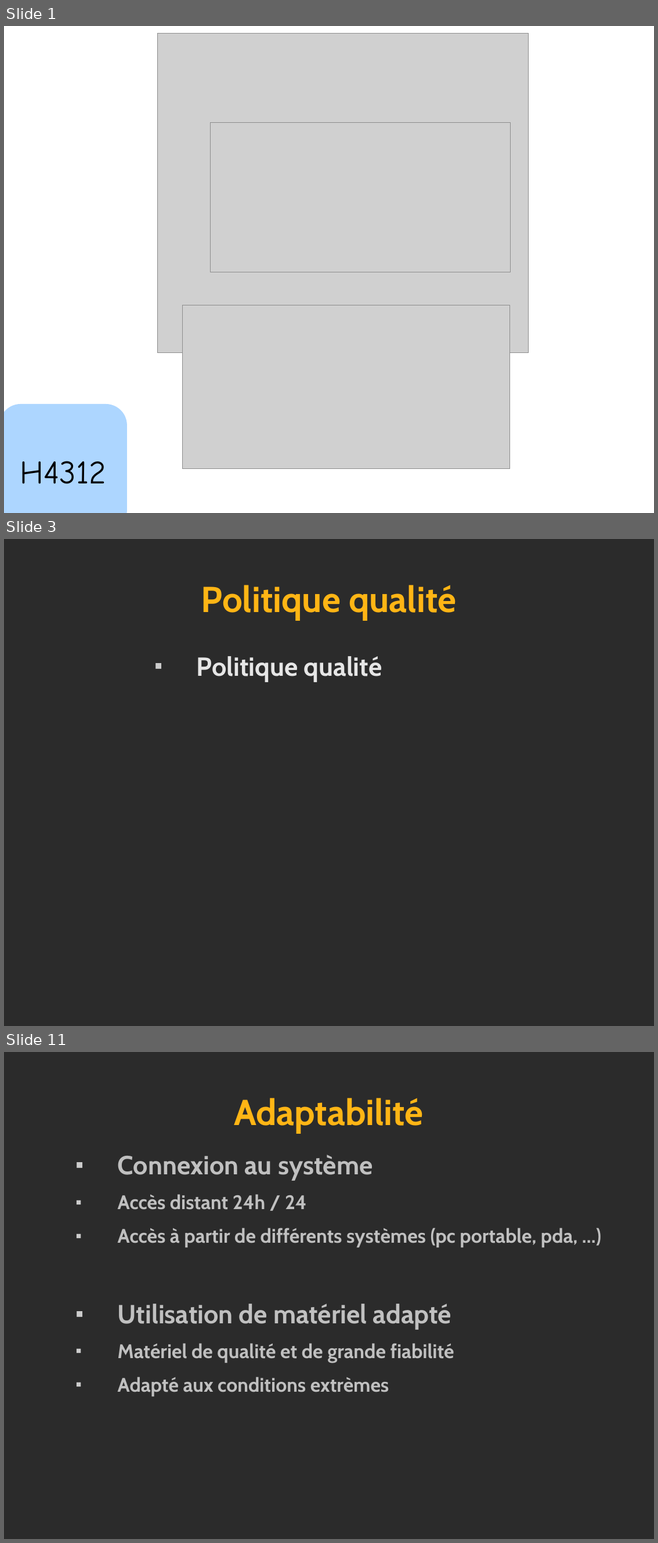
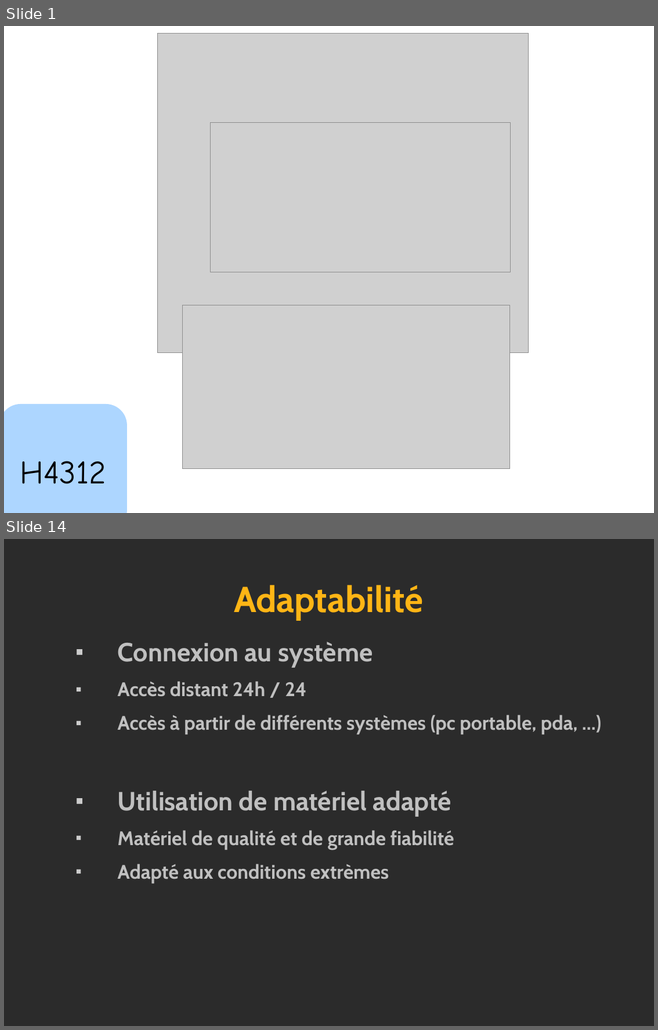
Before and after one commit to leandromattioli/projetIngenierie, a slide deck: Perso_CdP/RevueFinale/RevueFinale.odp. Shown one above the other, each under a label of ours: slides 1, 3 and 11 before the commit, slides 1 and 14 after it; the slides between them are not shown. The pictures are 658x1543 and 658x1030 pixels, drawn with LibreOffice and Linux fonts; fonts in the diff are those of the drawing; grey boxes stand for pictures; background and template pictures are left out; a plain dark background stands for a picture behind light text. Boxes give left, top, right and bottom in pixels: in the first picture for what was removed or moved away, otherwise in the second. Text is boxed around its words. In the diff, an @@ line names an element or a change of style, - is before the commit and + after.

```diff
--- a/Perso_CdP/RevueFinale/RevueFinale.odp
+++ b/Perso_CdP/RevueFinale/RevueFinale.odp
@@ slide 3 removed at (4,539,654,1026), background picture (left out) @@
@@ title removed at (201,585,456,620) @@
-Politique qualité
@@ text removed at (197,656,382,682) @@
-■ Politique qualité
@@ what was slide 11 is now slide 14 @@
```
Also in this commit, not shown: 10 slides changed, 4 slides added, 20 other files.
